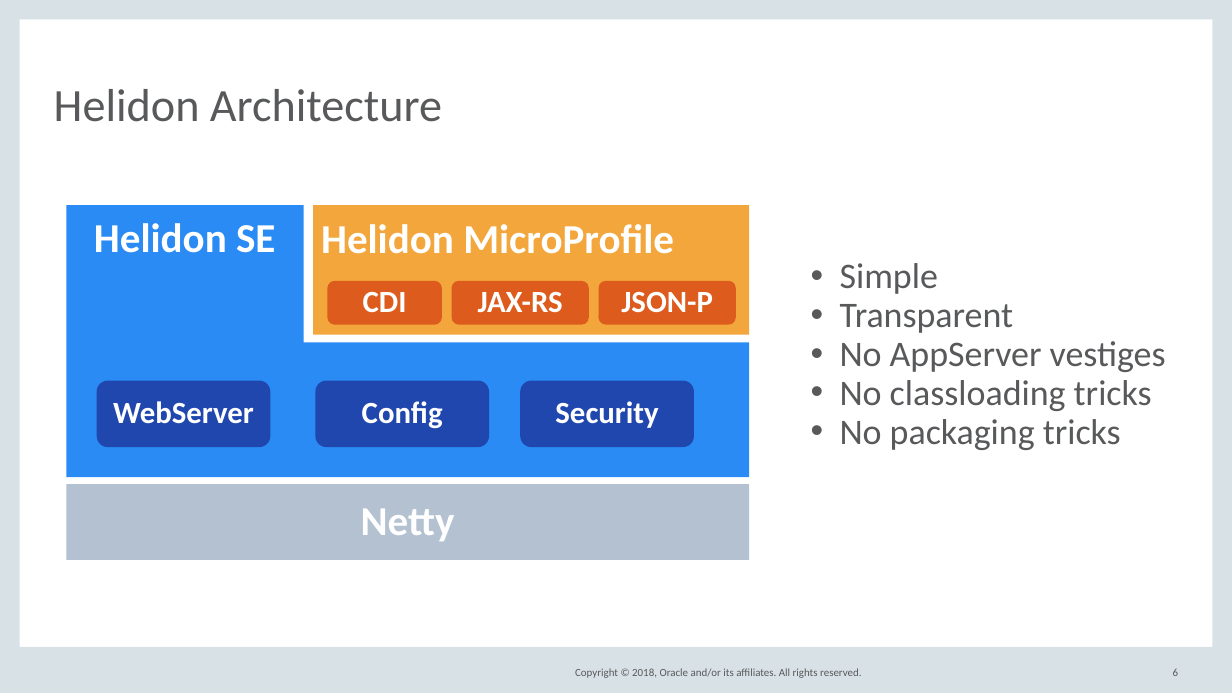
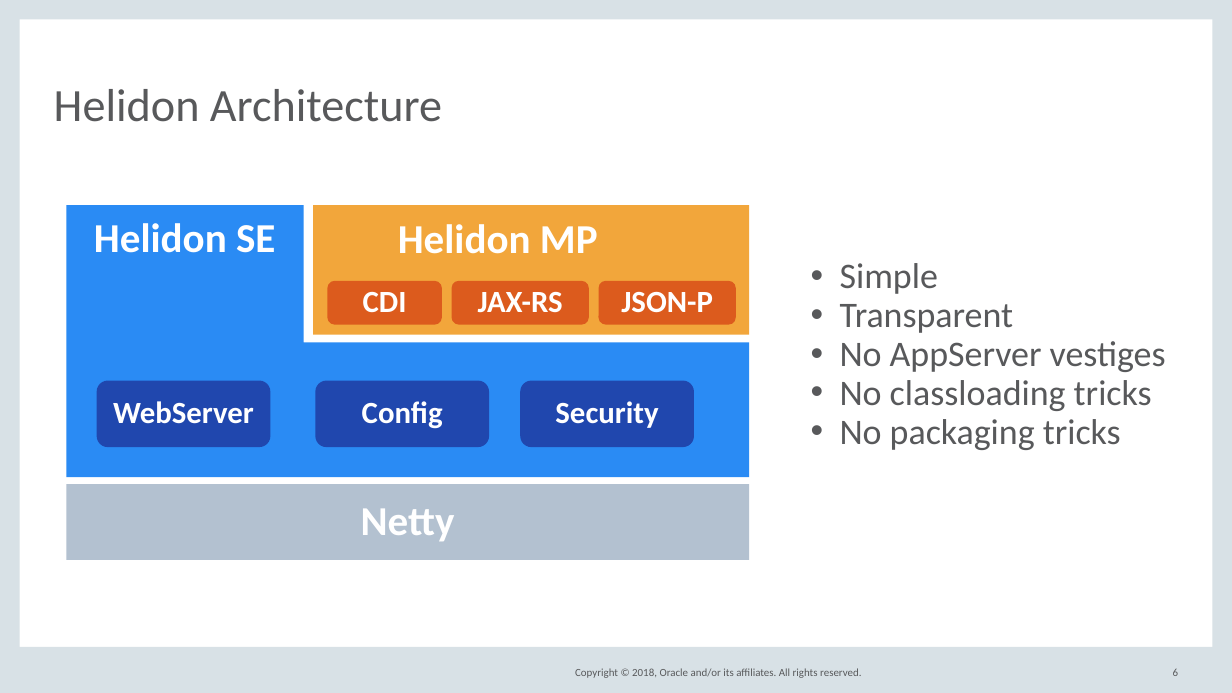
Before and after one commit to barchetta/codeone-2018, a slide deck: slide 6 of DEV5371_HelidonDeepDiveCodeOne2018.pptx. Drawn at 1232x693 pixels with LibreOffice and Linux fonts; fonts in the diff are those of the drawing; background and template pictures are left out. Boxes give left, top, right and bottom in pixels: in the first picture for what was removed or moved away, otherwise in the second. Text is boxed around its words. In the diff, an @@ line names an element or a change of style, - is before the commit and + after.

```diff
--- a/DEV5371_HelidonDeepDiveCodeOne2018.pptx
+++ b/DEV5371_HelidonDeepDiveCodeOne2018.pptx
@@ text at (398,224,598,254): text changed @@
-Helidon MicroProfile
+Helidon MP
```
Also in this commit, not shown: 2 other slides changed, 2 slides added, 1 other file.
